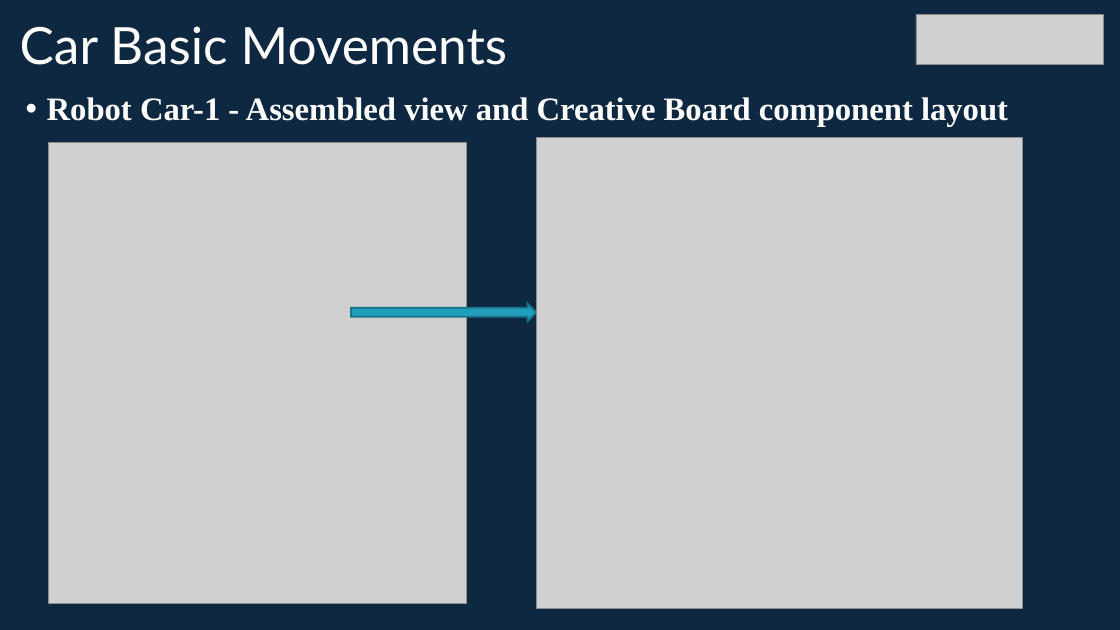
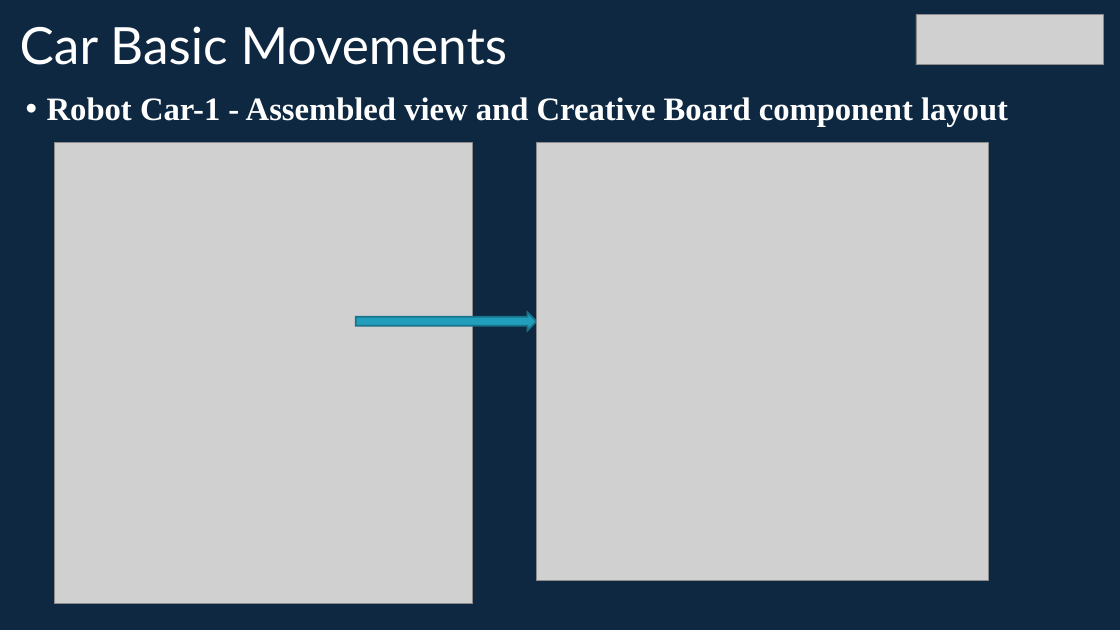
Before and after one commit to info-zas/zas-robotics-car-3-encoders-imu-gps, a slide deck: slide 2 of 01_FoundationProjects/01_Car-3_Basic_Movements/01_Car-3_Basic_Movements.pptx (slide 4 before the commit). Drawn at 1120x630 pixels with LibreOffice and Linux fonts; fonts in the diff are those of the drawing; grey boxes stand for pictures. Boxes give left, top, right and bottom in pixels: in the first picture for what was removed or moved away, otherwise in the second. Text is boxed around its words. In the diff, an @@ line names an element or a change of style, - is before the commit and + after.

Commit message:
ppt for lesson-11 & 12 , some chnages to 01 lesson

```diff
--- a/01_FoundationProjects/01_Car-3_Basic_Movements/01_Car-3_Basic_Movements.pptx
+++ b/01_FoundationProjects/01_Car-3_Basic_Movements/01_Car-3_Basic_Movements.pptx
@@ picture moved from (x1=49, y1=143, x2=467, y2=603) to (x1=54, y1=143, x2=472, y2=603) @@
@@ picture resized from (x1=537, y1=138, x2=1023, y2=609) to (x1=537, y1=143, x2=988, y2=581) @@
@@ right arrow resized from (x1=351, y1=303, x2=537, y2=321) to (x1=356, y1=313, x2=537, y2=330) @@
```
Also in this commit, not shown: 4 other files.
